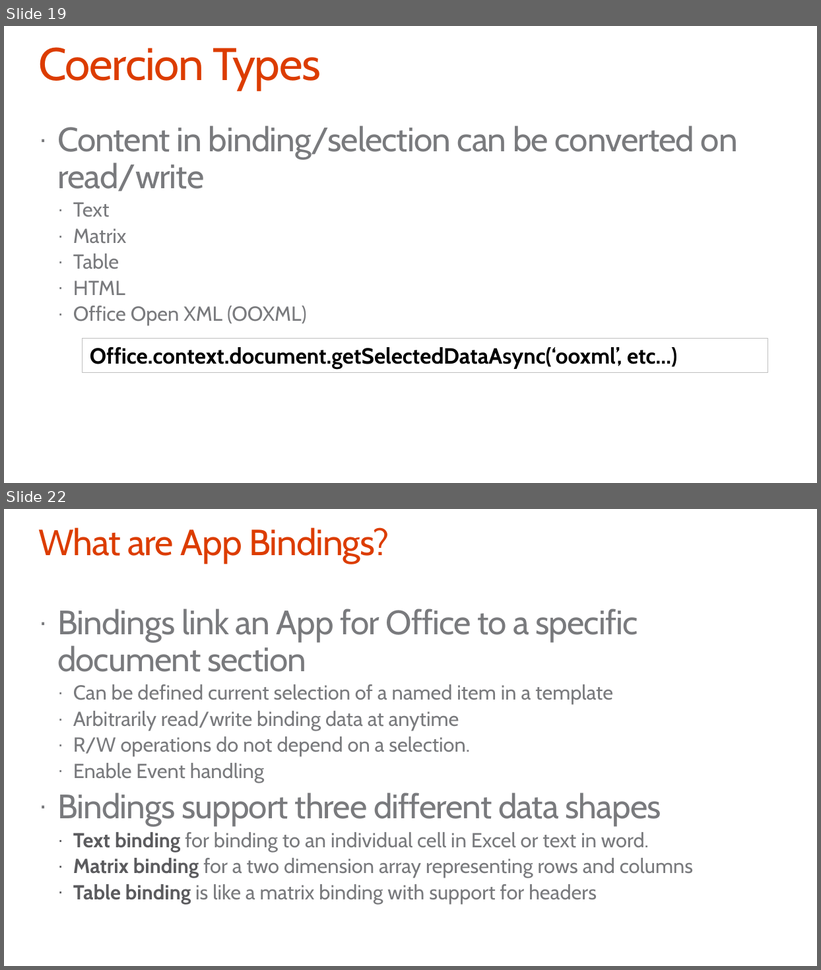
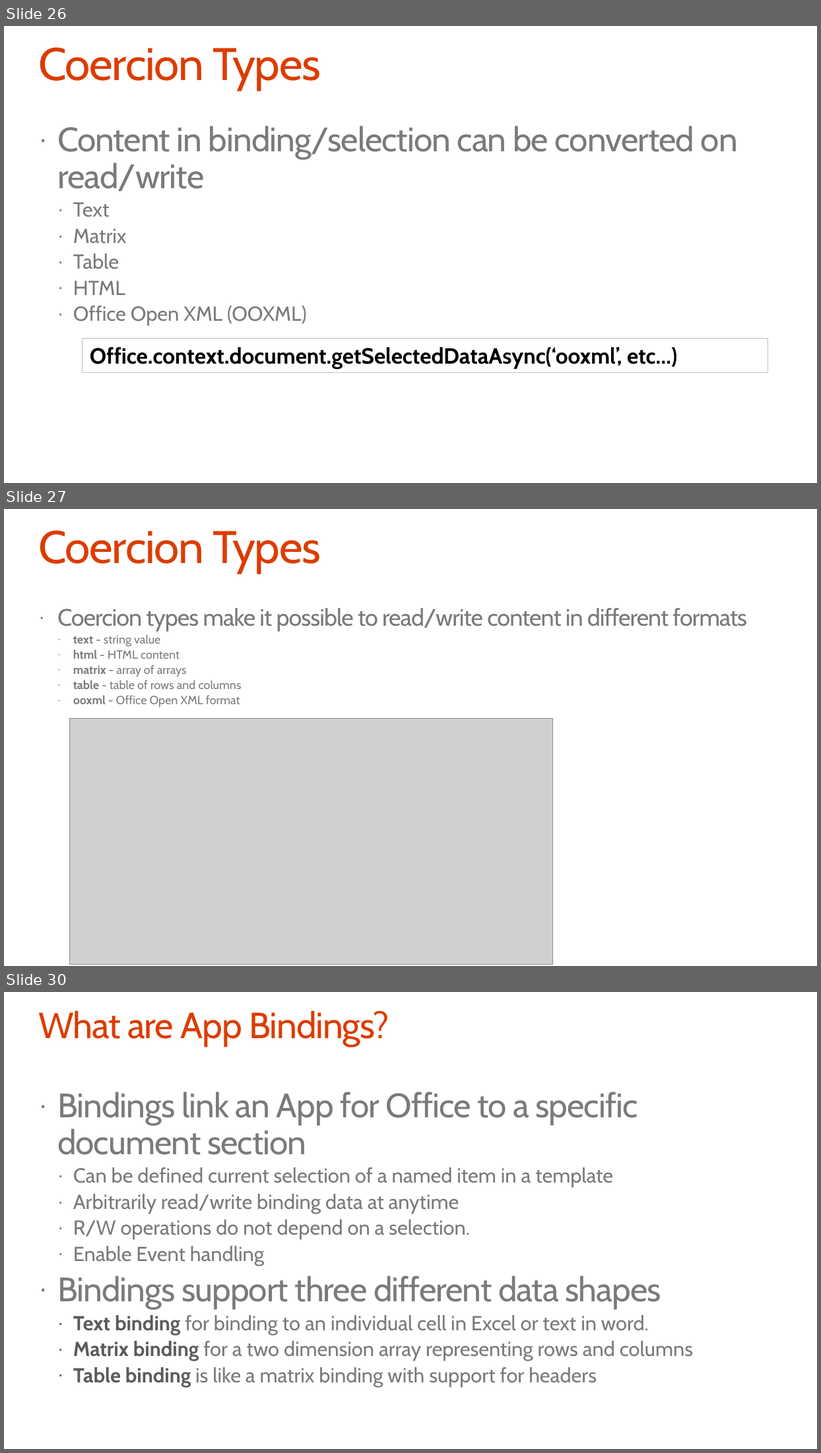
Before and after one commit to OfficeDev/TrainingContent, a slide deck: O3652-4 Deep Dive Apps for Office in Excel/O3652-4 Deep Dive into Apps for Office in Excel.pptx. Shown one above the other, each under a label of ours: slides 19 and 22 before the commit, slides 26, 27 and 30 after it; the slides between them are not shown. The pictures are 821x970 and 821x1453 pixels, drawn with LibreOffice and Linux fonts; fonts in the diff are those of the drawing; grey boxes stand for pictures; background and template pictures are left out. Boxes give left, top, right and bottom in pixels: in the first picture for what was removed or moved away, otherwise in the second. Text is boxed around its words. In the diff, an @@ line names an element or a change of style, - is before the commit and + after.

```diff
--- a/O3652-4 Deep Dive Apps for Office in Excel/O3652-4 Deep Dive into Apps for Office in Excel.pptx
+++ b/O3652-4 Deep Dive Apps for Office in Excel/O3652-4 Deep Dive into Apps for Office in Excel.pptx
@@ slide 27 added at (x1=4, y1=509, x2=817, y2=966), background #FFFFFF @@
@@ title added at (x1=38, y1=530, x2=321, y2=574), 54 pt, text #DC3C00 @@
+Coercion Types
@@ text added at (x1=57, y1=608, x2=747, y2=708), 14 pt, text #797A7D @@
+· Coercion types make it possible to read/write content in different formats
+  · text - string value
+  · html - HTML content
+  · matrix - array of arrays
+  · table - table of rows and columns
+  · ooxml - Office Open XML format
@@ picture added at (x1=70, y1=719, x2=553, y2=965) @@
@@ what was slide 19 is now slide 26 @@
@@ what was slide 22 is now slide 30 @@
```
Also in this commit, not shown: 8 slides changed, 18 other slides added, 22 slides removed, 1 other file.
